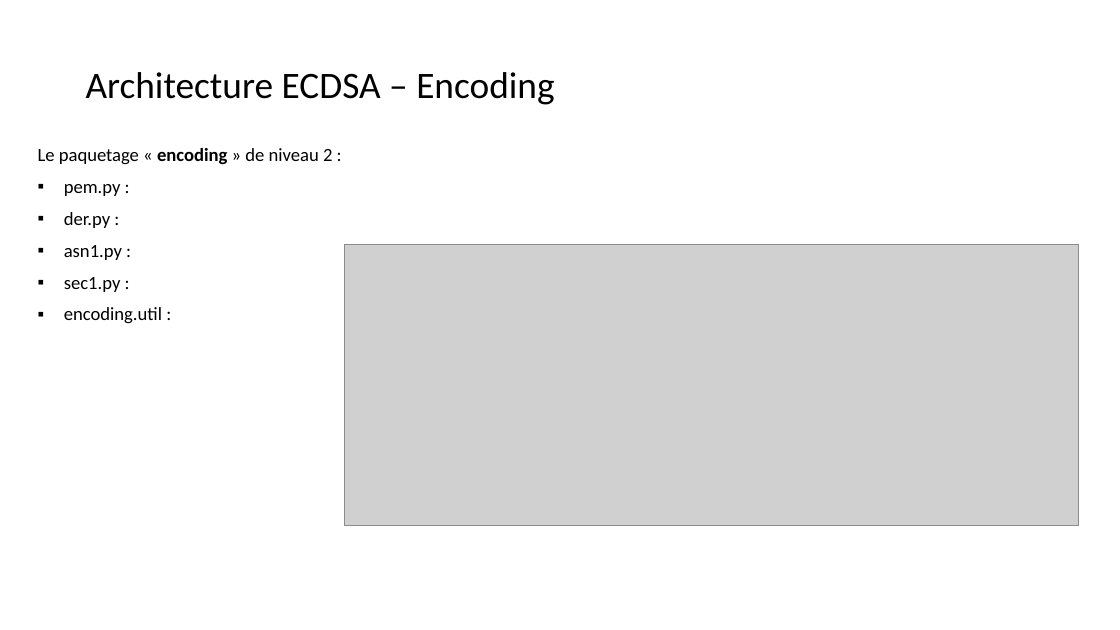
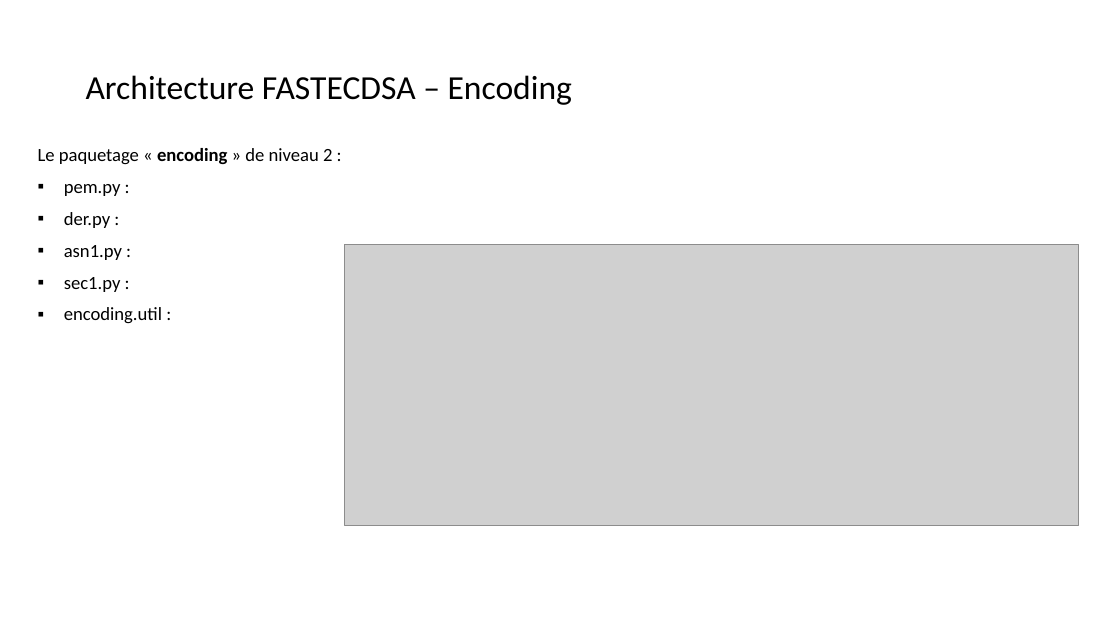
Before and after one commit to dominiquelaurain/fastecdsa, a slide deck: slide 48 of docs/Autoformation_Git.pptx (slide 43 before the commit). Drawn at 1120x630 pixels with LibreOffice and Linux fonts; fonts in the diff are those of the drawing; grey boxes stand for pictures. Boxes give left, top, right and bottom in pixels: in the first picture for what was removed or moved away, otherwise in the second. Text is boxed around its words. In the diff, an @@ line names an element or a change of style, - is before the commit and + after.

```diff
--- a/docs/Autoformation_Git.pptx
+++ b/docs/Autoformation_Git.pptx
@@ title at bbox=[86, 75, 572, 105]: text changed; size 32 to 28.8 pt @@
-Architecture ECDSA – Encoding
+Architecture FASTECDSA – Encoding
```
Also in this commit, not shown: 11 other slides changed, 13 slides added.
